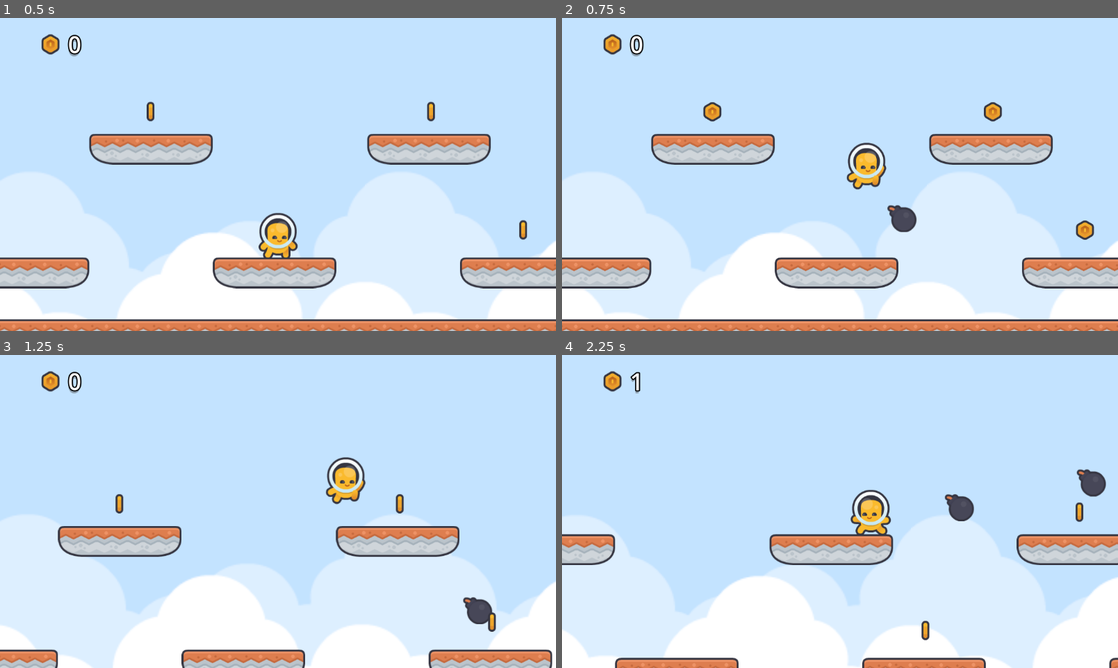
Above: before the commit, frames 1-4 (two rows, left to right).
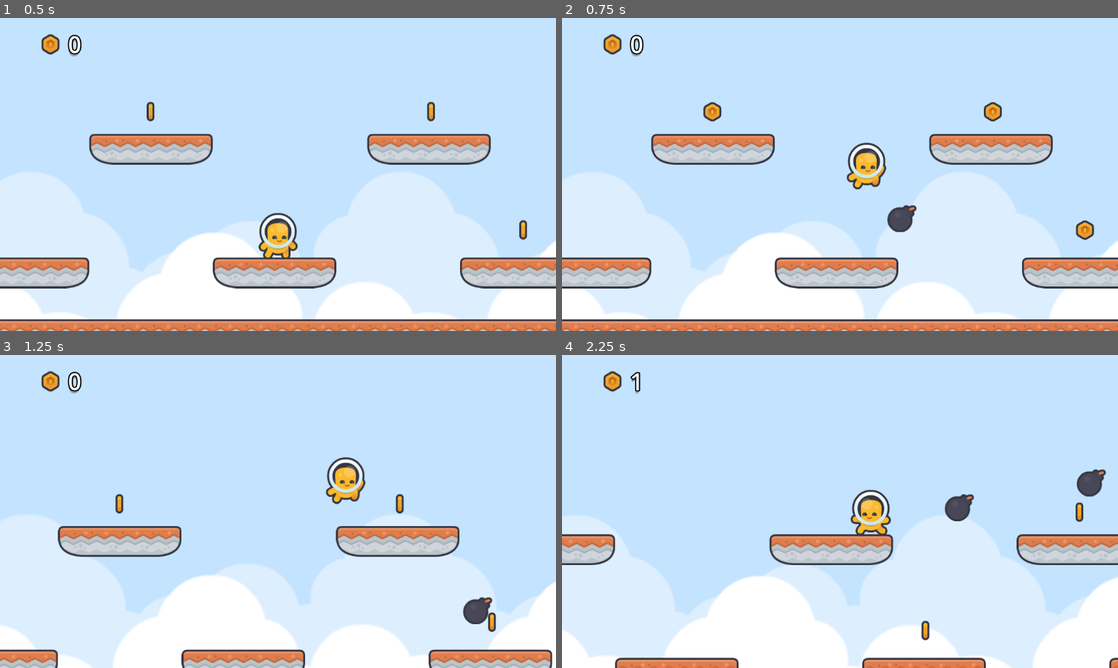
Above: after the commit, the same moments.

Repository: SpaceMoreDev/MarchHotel_Game
Game: Godot game, scene res://main.tscn
Same seed, same stepped clock (60 frames per second), same inputs: the game is played once before the commit and once after it.
Inputs (mouse positions are in pixels of both pictures, inside the frame that each line leads up to):
- Up to frame 1 (0.5 s): no input
- Up to frame 2 (0.75 s): tap Enter (ui_accept) at 0.5 s; move the mouse to (962, 158) at 0.52 s; hold Right (ui_right) from 0.53 s (still down); hold F (Attack) from 0.53 s (still down); click (962, 158) at 0.67 s
- Up to frame 3 (1.25 s): keep holding Right (ui_right); keep holding F (Attack); tap Enter (ui_accept) at 0.77 s
- Up to frame 4 (2.25 s): move the mouse to (728, 527) at 1.27 s; release F (Attack) at 1.28 s; tap F (Attack) at 1.35 s; click (728, 527) at 1.42 s; tap Enter (ui_accept) at 1.52 s; move the mouse to (895, 442) at 2.02 s; release Right (ui_right) at 2.03 s; hold Left (ui_left) from 2.03 s (still down); hold F (Attack) from 2.03 s (still down); click (895, 442) at 2.17 s

Frame 1 is identical in both runs. In frame 2, 0.2% of the frame differs, in the area x 58-64%, y 59-69%; in frame 3, 0.2%; in frame 4, 0.3%, in the area x 68-98%, y 36-54%.

Commit message:
added pooling

Diff:
--- a/Scripts/BulletSpawner.gd
+++ b/Scripts/BulletSpawner.gd
@@ -1,16 +1,36 @@
 extends Node2D
 
 var player : Player
+var bulletScene = preload("res://Scenes/bullet.tscn")
+
+var bullet_pool : Array[Bullet] = []
+const POOL_SIZE := 20
 
 func _ready() -> void:
 	player = Global.get_player()
 	player.player_combat.shoot.connect(spawn)
 
+	for i in POOL_SIZE:
+		var bullet : Bullet = bulletScene.instantiate()
+		bullet.visible = false
+		bullet.set_physics_process(false)
+		bullet.position = Vector2(99999,99999)
+		add_child(bullet)
+		bullet_pool.append(bullet)
 
-func spawn(bullet:PackedScene, direction:float , location:Vector2) -> void:
-	var spawned_bullet : Bullet = bullet.instantiate()
-	spawned_bullet.rotation = direction
+func get_bullet() -> Bullet:
+	for bullet in bullet_pool:
+		if !bullet.active:
+			return bullet
+	return null
+
+func spawn(direction:float , location:Vector2) -> void:
+	var spawned_bullet := get_bullet()
+
+	if spawned_bullet == null:
+		return
+
 	spawned_bullet.position = location
-
-	add_child(spawned_bullet)
+	spawned_bullet.visible = true
+	spawned_bullet.set_physics_process(true)
 	spawned_bullet.shoot(direction)
--- a/Scripts/PlayerCombat.gd
+++ b/Scripts/PlayerCombat.gd
@@ -2,8 +2,7 @@
 class_name PlayerCombat
 
 var player : Player
-var bulletScene = preload("res://Scenes/bullet.tscn")
-signal shoot(bullet:PackedScene, direction:float , location:Vector2)
+signal shoot(direction:float , location:Vector2)
 
 func _ready() -> void:
 	player = Global.get_player()
@@ -17,4 +16,4 @@
 		else:
 			dir = Vector2.RIGHT.angle()
 
-		shoot.emit(bulletScene, dir, player.position)
+		shoot.emit(dir, player.position)
--- a/Scripts/Spawnables/Bullet.gd
+++ b/Scripts/Spawnables/Bullet.gd
@@ -6,13 +6,38 @@
 var active : bool = false
 var speed = 700
 
+var explode_timer : Timer
+var timer : Timer
+var hit = false
+
+func _ready() -> void:
+	timer = Timer.new()
+	timer.one_shot = true
+	timer.timeout.connect(explode)
+	add_child(timer)
+
+	explode_timer = Timer.new()
+	explode_timer.one_shot = true
+	add_child(explode_timer)
+	pass
+
 func shoot(new_dir : float) -> void:
-	velocity = velocity.rotated(new_dir)
+	$Sprite2D.show()
+	$explode.hide()
+	explode_timer.stop()
+
+	velocity = Vector2.RIGHT.rotated(new_dir)
+
+	if velocity.x > 0:
+		$Sprite2D.flip_h = true
+	else:
+		$Sprite2D.flip_h = false
+
 	active = true
+	visible = true
+	set_physics_process(true)
 
-	await get_tree().create_timer(3).timeout
-	if active:
-		explode()
+	timer.start(3.0) # lifetime
 
 # Called every frame. 'delta' is the elapsed time since the previous frame.
 func _physics_process(delta: float) -> void:
@@ -25,7 +50,20 @@
 
 func explode():
 	active = false
+
 	$Sprite2D.hide()
-	$explode.show() # can be particles later
-	await get_tree().create_timer(.5).timeout
-	queue_free()
+	$explode.show() # explosion sprite
+
+	explode_timer.start(.5)
+	await explode_timer.timeout
+
+	$Sprite2D.show()
+	$explode.hide()
+
+	set_physics_process(false)
+	visible = false
+	position = Vector2(99999,99999)
+
+
+	timer.stop()
+	explode_timer.stop()
